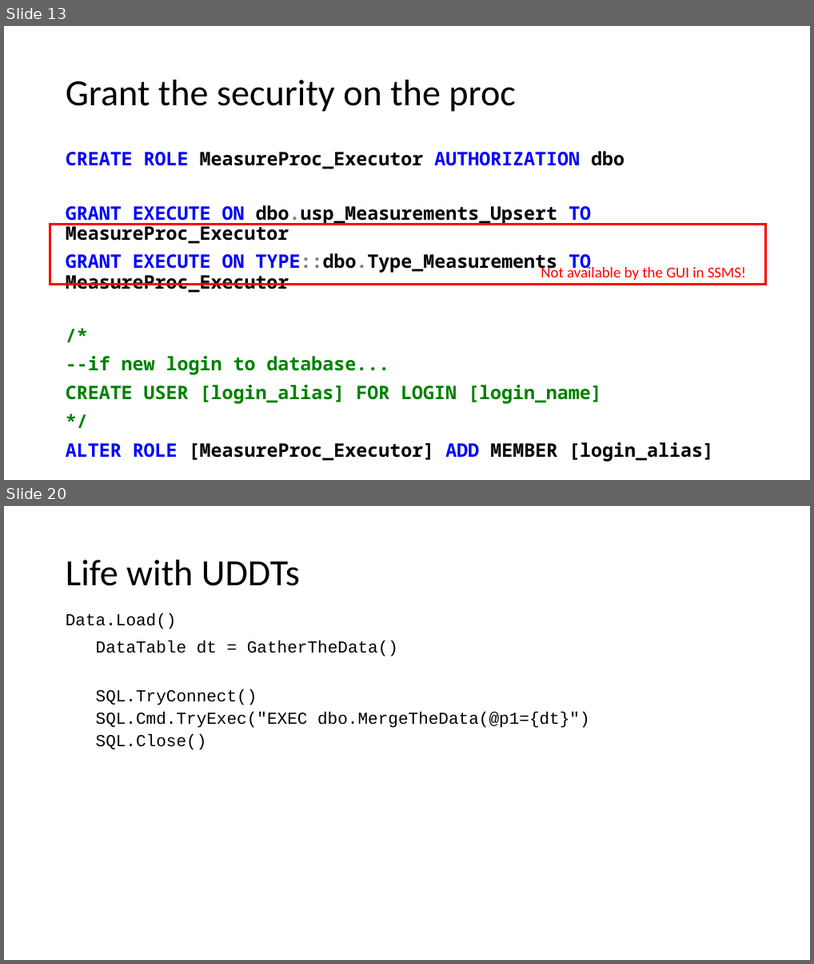
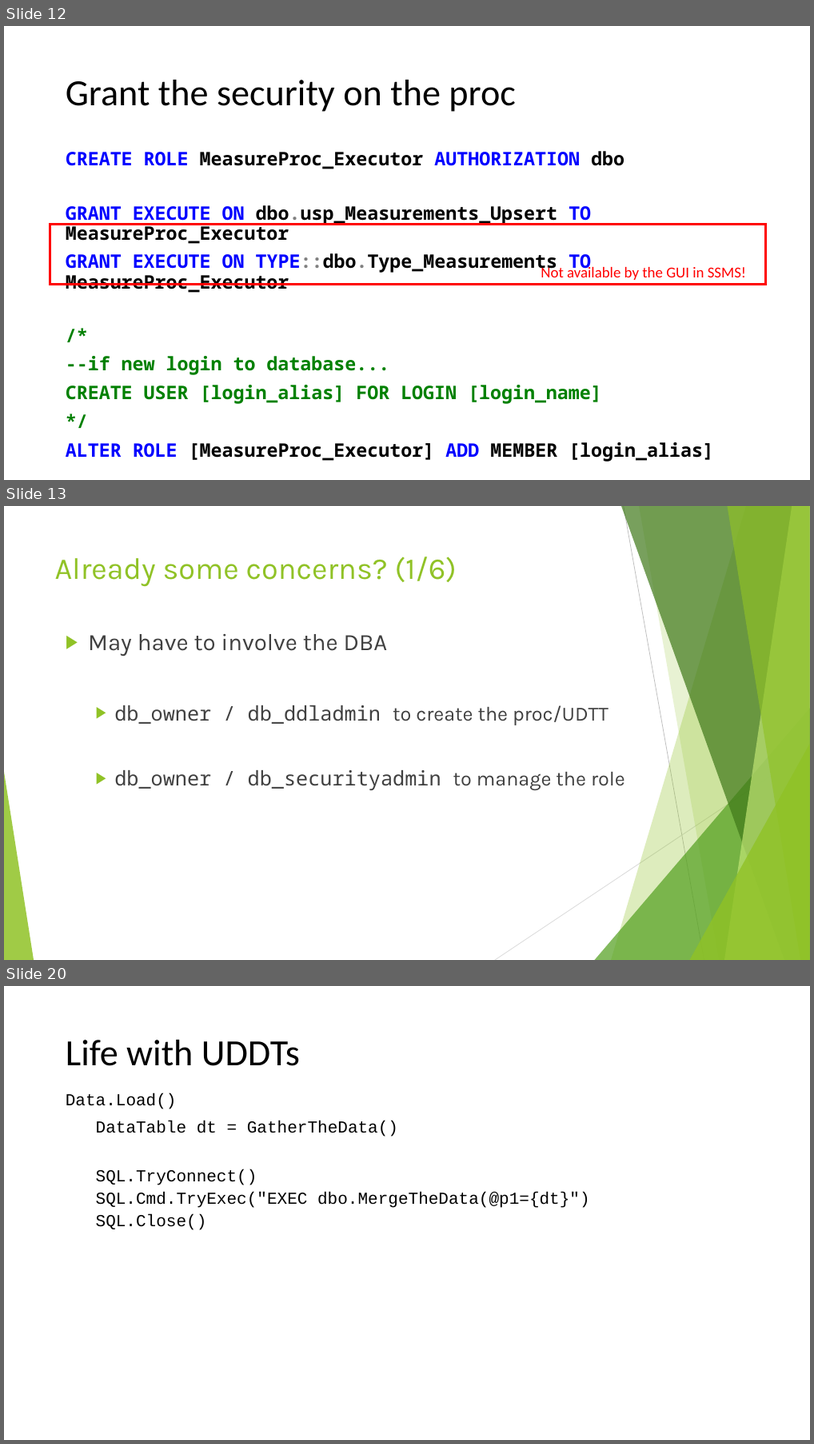
Before and after one commit to jbfoushee/MyPresentations, a slide deck: Datatables_and_Dataframes_to_SQL_Procs/User-defined Table Types.pptx. Shown one above the other, each under a label of ours: slides 13 and 20 before the commit, slides 12, 13 and 20 after it; the slides between them are not shown. The pictures are 814x964 and 814x1444 pixels, drawn with LibreOffice and Linux fonts; fonts in the diff are those of the drawing. Boxes give left, top, right and bottom in pixels: in the first picture for what was removed or moved away, otherwise in the second. Text is boxed around its words. In the diff, an @@ line names an element or a change of style, - is before the commit and + after.

```diff
--- a/Datatables_and_Dataframes_to_SQL_Procs/User-defined Table Types.pptx
+++ b/Datatables_and_Dataframes_to_SQL_Procs/User-defined Table Types.pptx
@@ slide 13 added at <box>4,506,810,960</box>, background #FFFFFF @@
@@ title added at <box>55,556,457,587</box>, 36 pt, text #90C226 @@
+Already some concerns? (1/6)
@@ text added at <box>88,634,626,790</box>, 24 pt, text #404040 @@
+▶ May have to involve the DBA
+  ▶ db_owner / db_ddladmin to create the proc/UDTT
+  ▶ db_owner / db_securityadmin to manage the role
@@ group added at <box>4,506,810,960</box>: 5 freeform shapes, 3 triangles, 2 lines @@
@@ what was slide 13 is now slide 12 @@
```
Also in this commit, not shown: 18 slides changed, 1 slide removed.
